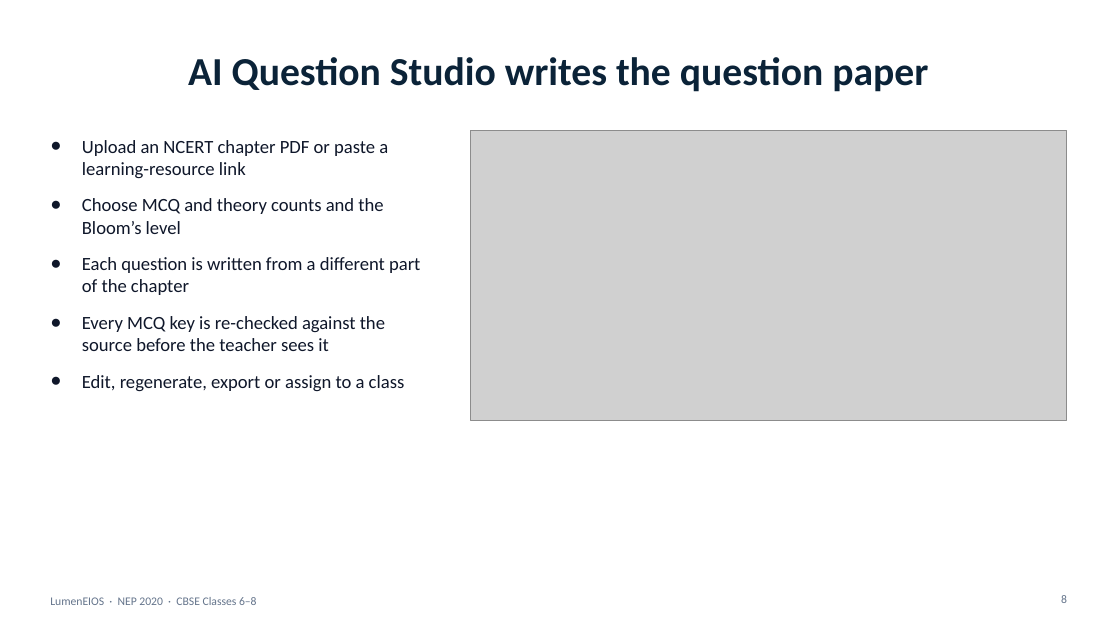
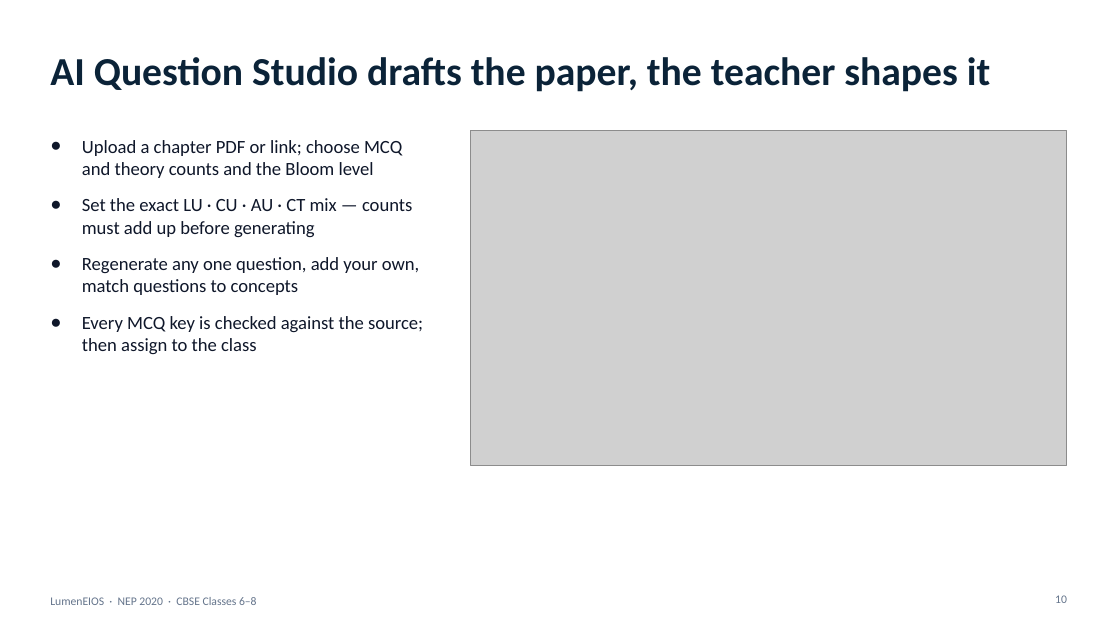
Before and after one commit to Agamjot0123/LumenEIOS, a slide deck: slide 10 of demo/presentation/LumenEIOS_Presentation.pptx (slide 8 before the commit). Drawn at 1120x630 pixels with LibreOffice and Linux fonts; fonts in the diff are those of the drawing; grey boxes stand for pictures. Boxes give left, top, right and bottom in pixels: in the first picture for what was removed or moved away, otherwise in the second. Text is boxed around its words. In the diff, an @@ line names an element or a change of style, - is before the commit and + after.

```diff
--- a/demo/presentation/LumenEIOS_Presentation.pptx
+++ b/demo/presentation/LumenEIOS_Presentation.pptx
@@ title at bbox=[50, 57, 990, 92]: text changed @@
-AI Question Studio writes the question paper
+AI Question Studio drafts the paper, the teacher shapes it
@@ text at bbox=[82, 140, 423, 354]: text changed @@
-● Upload an NCERT chapter PDF or paste a learning-resource link
-● Choose MCQ and theory counts and the Bloom’s level
-● Each question is written from a different part of the chapter
-● Every MCQ key is re-checked against the source before the teacher sees it
-● Edit, regenerate, export or assign to a class
+● Upload a chapter PDF or link; choose MCQ and theory counts and the Bloom level
+● Set the exact LU · CU · AU · CT mix — counts must add up before generating
+● Regenerate any one question, add your own, match questions to concepts
+● Every MCQ key is checked against the source; then assign to the class
@@ picture: place and size @@
-picture at bbox=[471, 130, 1067, 420]
+picture at bbox=[471, 130, 1067, 465]
@@ page number at bbox=[1055, 595, 1067, 603]: text changed @@
-8
+10
```
Also in this commit, not shown: 10 other slides changed, 9 slides added, 6 slides removed, 8 other files.
